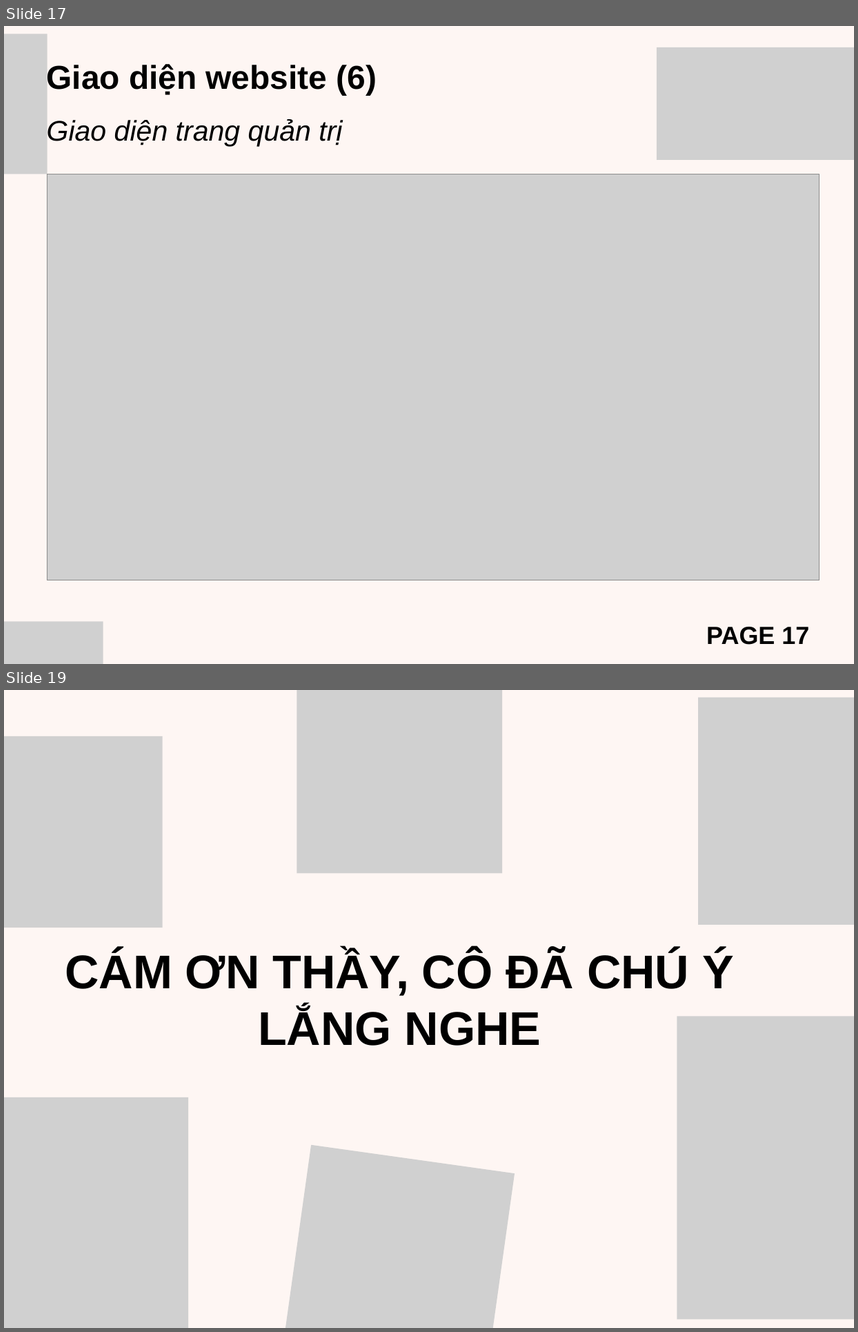
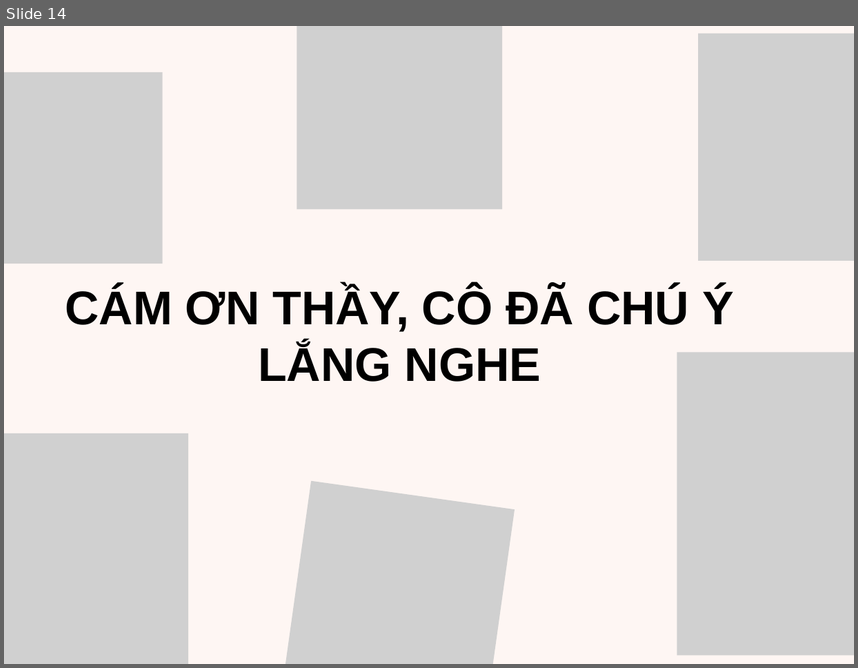
Before and after one commit to QueAnh068/csn-da23ttb-thachnguyenqueanh-webquanlythuvien, a slide deck: thesis/BaoCaoCSNHT.pptx. Shown one above the other, each under a label of ours: slides 17 and 19 before the commit, slide 14 after it; the slides between them are not shown. The pictures are 858x1332 and 858x668 pixels, drawn with LibreOffice and Linux fonts; fonts in the diff are those of the drawing; grey boxes stand for pictures. Boxes give left, top, right and bottom in pixels: in the first picture for what was removed or moved away, otherwise in the second. Text is boxed around its words. In the diff, an @@ line names an element or a change of style, - is before the commit and + after.

```diff
--- a/thesis/BaoCaoCSNHT.pptx
+++ b/thesis/BaoCaoCSNHT.pptx
@@ slide 17 removed at [4,26,854,664], background #FEF6F3 @@
@@ picture removed at [4,34,47,174] @@
@@ text removed at [47,64,377,147] @@
-Giao diện website (6)
-Giao diện trang quản trị
@@ picture removed at [657,47,854,159] @@
@@ picture removed at [47,174,819,580] @@
@@ picture removed at [4,621,103,664] @@
@@ text removed at [706,626,809,644] @@
-PAGE 17
@@ what was slide 19 is now slide 14 @@
```
Also in this commit, not shown: 7 slides changed, 3 slides added, 7 other slides removed.
